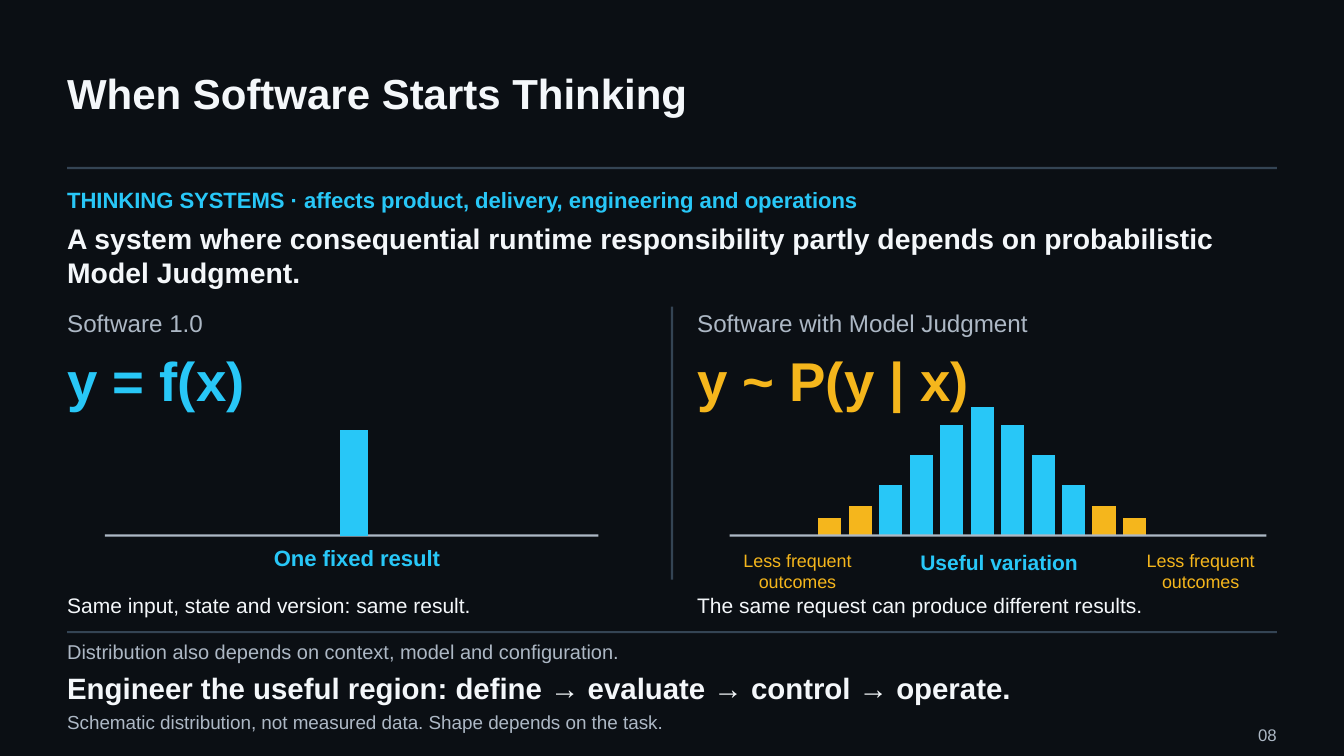
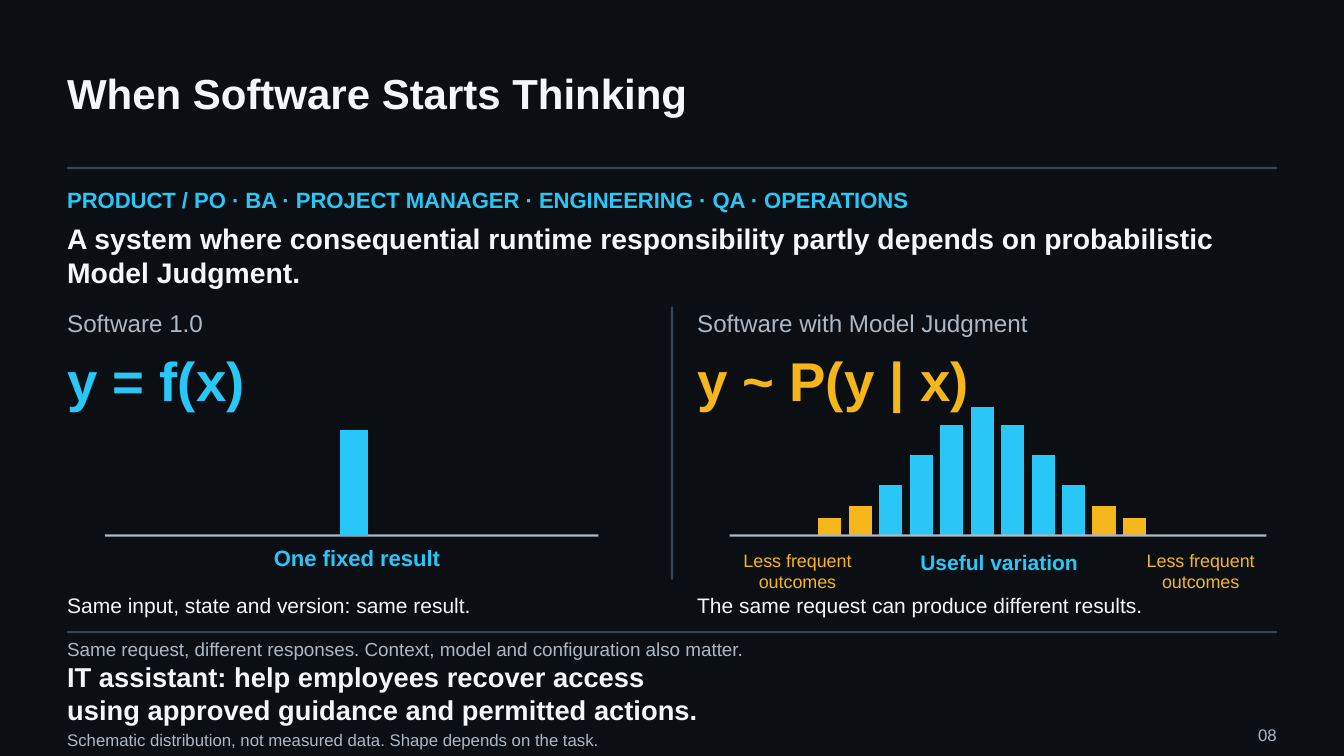
Before and after one commit to UncertaintyArchitectureGroup/uncertainty-architecture, a slide deck: slide 8 of assets/presentations/pmday-2026/ai-changes-both-sides.pptx. Drawn at 1344x756 pixels with LibreOffice and Linux fonts; fonts in the diff are those of the drawing. Boxes give left, top, right and bottom in pixels: in the first picture for what was removed or moved away, otherwise in the second. Text is boxed around its words. In the diff, an @@ line names an element or a change of style, - is before the commit and + after.

Commit message:
Apply PMDay content review with a continuous case and pre-action control

```diff
--- a/assets/presentations/pmday-2026/ai-changes-both-sides.pptx
+++ b/assets/presentations/pmday-2026/ai-changes-both-sides.pptx
@@ text at (67, 192, 908, 213): text changed @@
-THINKING SYSTEMS · affects product, delivery, engineering and operations
+PRODUCT / PO · BA · PROJECT MANAGER · ENGINEERING · QA · OPERATIONS
@@ text at (67, 642, 742, 660): text changed; size 14.2 to 13.5 pt @@
-Distribution also depends on context, model and configuration.
+Same request, different responses. Context, model and configuration also matter.
@@ text at (67, 667, 697, 725): text changed; size 21 to 19.5 pt @@
-Engineer the useful region: define → evaluate → control → operate.
+IT assistant: help employees recover access
+using approved guidance and permitted actions.
@@ text "Schematic distribution, not measured data. ...": place and size @@
-text "Schematic distribution, not measured data. ..." at (67, 715, 663, 733)
+text "Schematic distribution, not measured data. ..." at (67, 734, 598, 750)
@@ text "Schematic distribution, not measured data. ..." at (67, 734, 598, 750): size 13.5 to 12 pt @@
```
Also in this commit, not shown: 6 other slides changed, 1 slide added, 1 slide removed, 11 other files.
